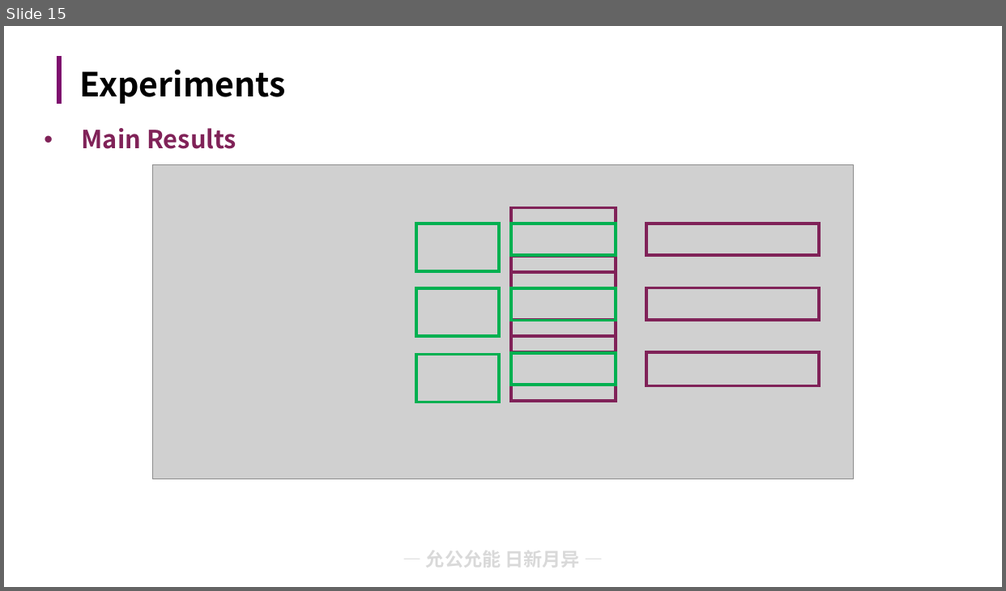
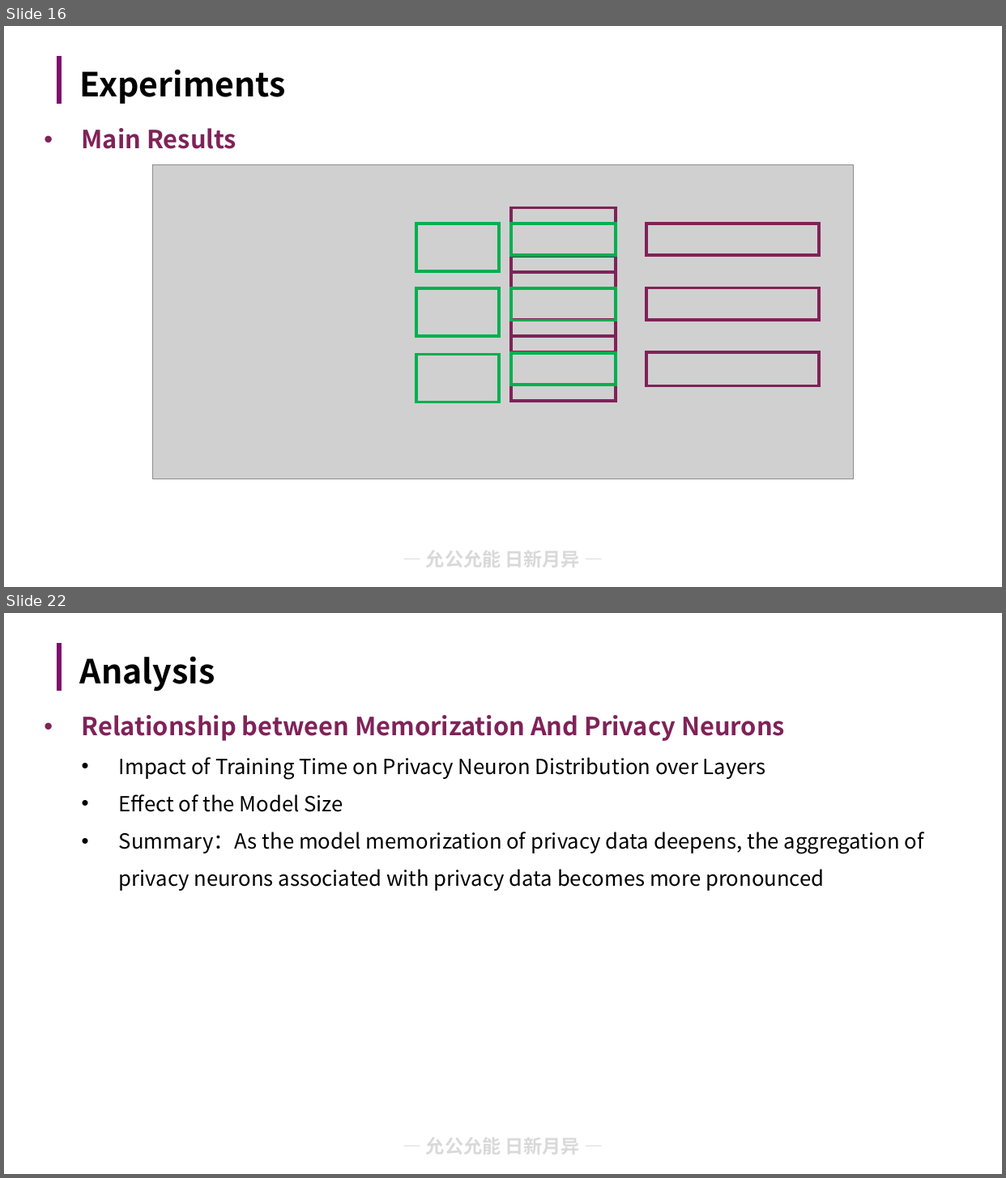
Before and after one commit to lxmliu2002/Data_Security, a slide deck: lab7/report/slides.pptx. Shown one above the other, each under a label of ours: slide 15 before the commit, slides 16 and 22 after it; the slides between them are not shown. The pictures are 1006x591 and 1006x1178 pixels, drawn with LibreOffice and Linux fonts; fonts in the diff are those of the drawing; grey boxes stand for pictures; background and template pictures are left out. Boxes give left, top, right and bottom in pixels: in the first picture for what was removed or moved away, otherwise in the second. Text is boxed around its words. In the diff, an @@ line names an element or a change of style, - is before the commit and + after.

```diff
--- a/lab7/report/slides.pptx
+++ b/lab7/report/slides.pptx
@@ slide 22 added at box(4, 613, 1002, 1174), background #FFFFFF; not listed: 2 template elements that a slide beside it also shows @@
@@ title added at box(80, 656, 215, 692), 32 pt, text #000000, bold @@
+Analysis
@@ text added at box(82, 715, 924, 891), 20 pt, text #000000 @@
+• Relationship between Memorization And Privacy Neurons
+  • Impact of Training Time on Privacy Neuron Distribution over Layers
+  • Effect of the Model Size
+  • Summary：As the model memorization of privacy data deepens, the aggregation of privacy neurons associated with privacy data becomes more pronounced
@@ what was slide 15 is now slide 16 @@
```
Also in this commit, not shown: 6 slides changed, 9 other slides added.
